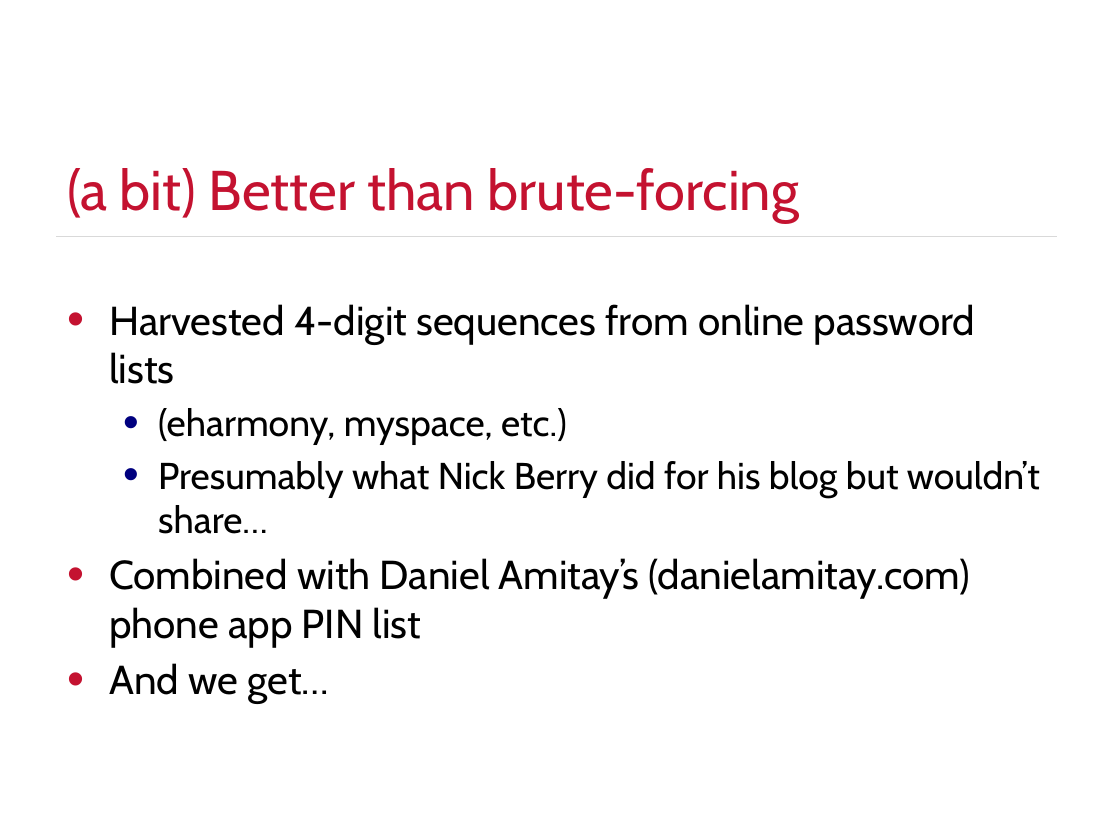
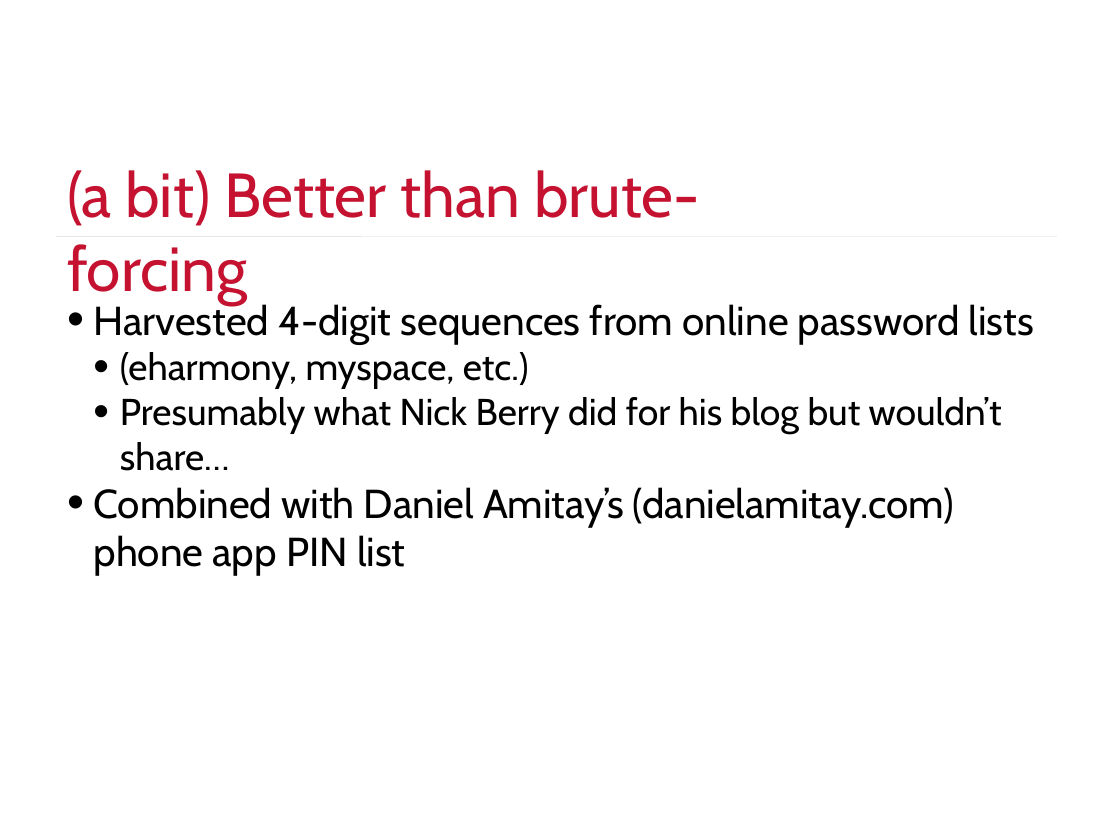
Before and after one commit to justinengler/BruteController, a slide deck: slide 17 of Automated PIN Cracking.pptx (slide 18 before the commit). Drawn at 1120x840 pixels with LibreOffice and Linux fonts; fonts in the diff are those of the drawing; background and template pictures are left out. Boxes give left, top, right and bottom in pixels: in the first picture for what was removed or moved away, otherwise in the second. Text is boxed around its words. In the diff, an @@ line names an element or a change of style, - is before the commit and + after.

```diff
--- a/Automated PIN Cracking.pptx
+++ b/Automated PIN Cracking.pptx
@@ text "(a bit) Better than brute-forcing" at box(67, 170, 700, 306): size 36 to 40 pt @@
@@ line (56, 236) - (1057, 236): stroke #D9D9D9 0.25 pt to #D9D9D9 0.26 pt @@
@@ text "Harvested 4-digit sequences from online ..." at box(93, 300, 1034, 576): indent changed; less space between paragraphs @@
@@ text at box(109, 663, 329, 704): paragraph removed @@
-• And we get…
```
Also in this commit, not shown: 17 other slides changed, 5 slides added, 7 slides removed.
